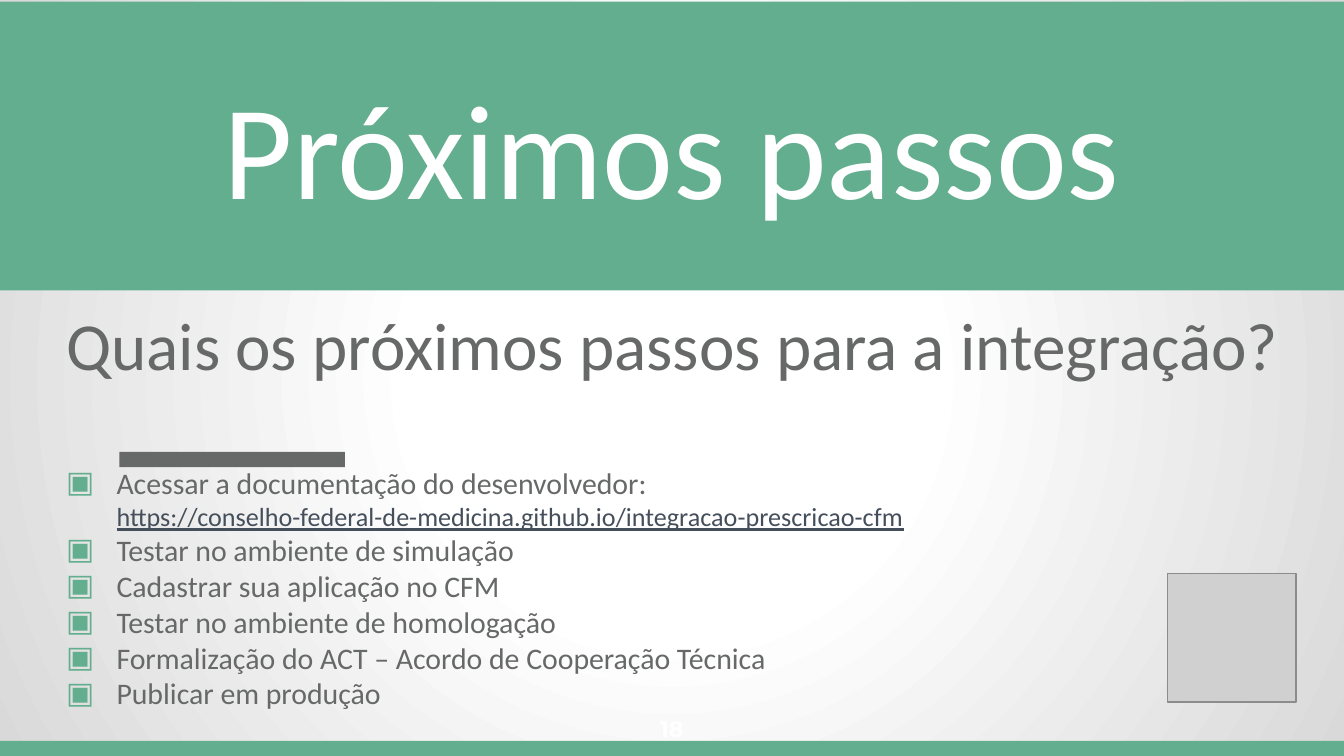
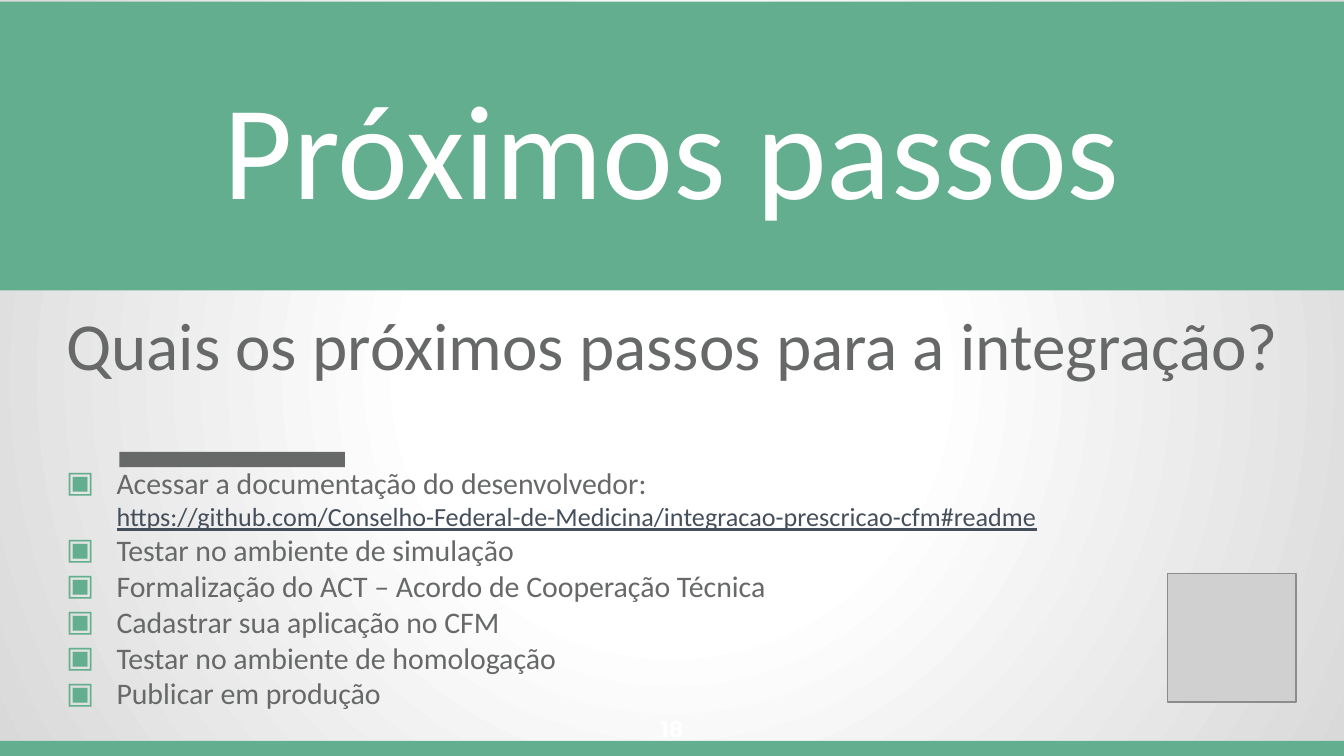
Before and after one commit to Conselho-Federal-de-Medicina/integracao-prescricao-cfm, a slide deck: slide 18 of docs/apresentacao/Integracao_com_a_Prescricao_Eletronica_do_CFM.pptx. Drawn at 1344x756 pixels with LibreOffice and Linux fonts; fonts in the diff are those of the drawing; grey boxes stand for pictures. Boxes give left, top, right and bottom in pixels: in the first picture for what was removed or moved away, otherwise in the second. Text is boxed around its words. In the diff, an @@ line names an element or a change of style, - is before the commit and + after.

```diff
--- a/docs/apresentacao/Integracao_com_a_Prescricao_Eletronica_do_CFM.pptx
+++ b/docs/apresentacao/Integracao_com_a_Prescricao_Eletronica_do_CFM.pptx
@@ text at (x1=117, y1=473, x2=1036, y2=531): text changed @@
-▣ Acessar a documentação do desenvolvedor:
-  https://conselho-federal-de-medicina.github.io/integracao-prescricao-cfm
+▣ Acessar a documentação do desenvolvedor:
+  https://github.com/Conselho-Federal-de-Medicina/integracao-prescricao-cfm#readme
@@ text at (x1=117, y1=576, x2=765, y2=602): paragraph added @@
+▣ Formalização do ACT – Acordo de Cooperação Técnica
@@ text at (x1=117, y1=648, x2=765, y2=674): paragraph removed @@
-▣ Formalização do ACT – Acordo de Cooperação Técnica
```
Also in this commit, not shown: 3 other slides changed, 2 other files.
